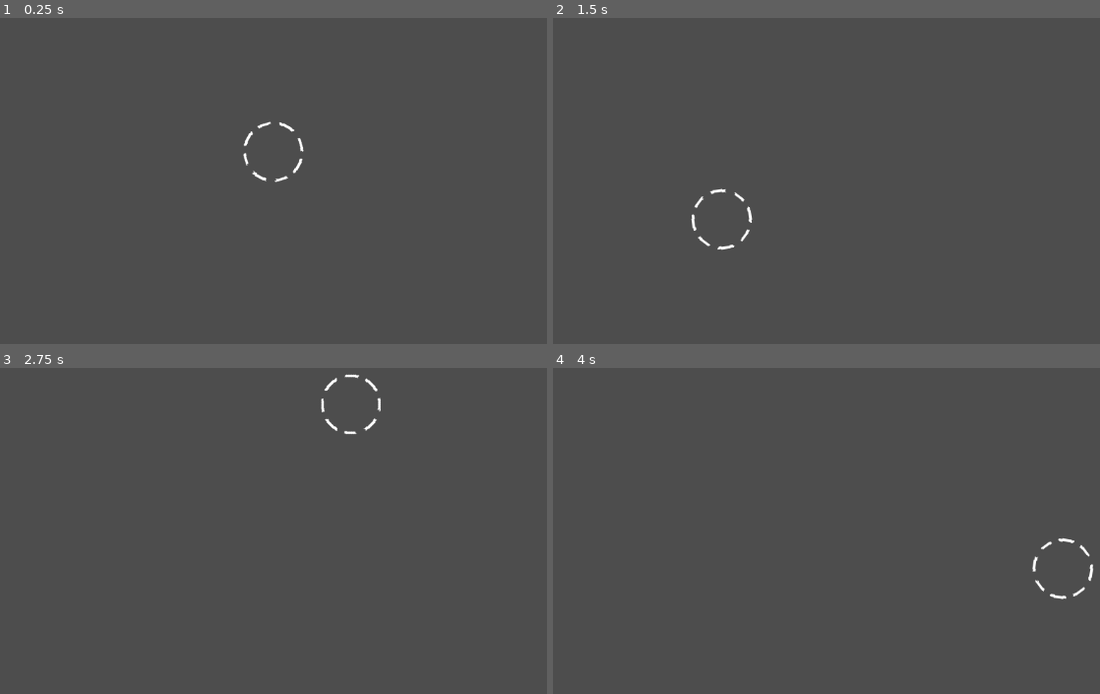
Above: before the commit, frames 1-4 (two rows, left to right).
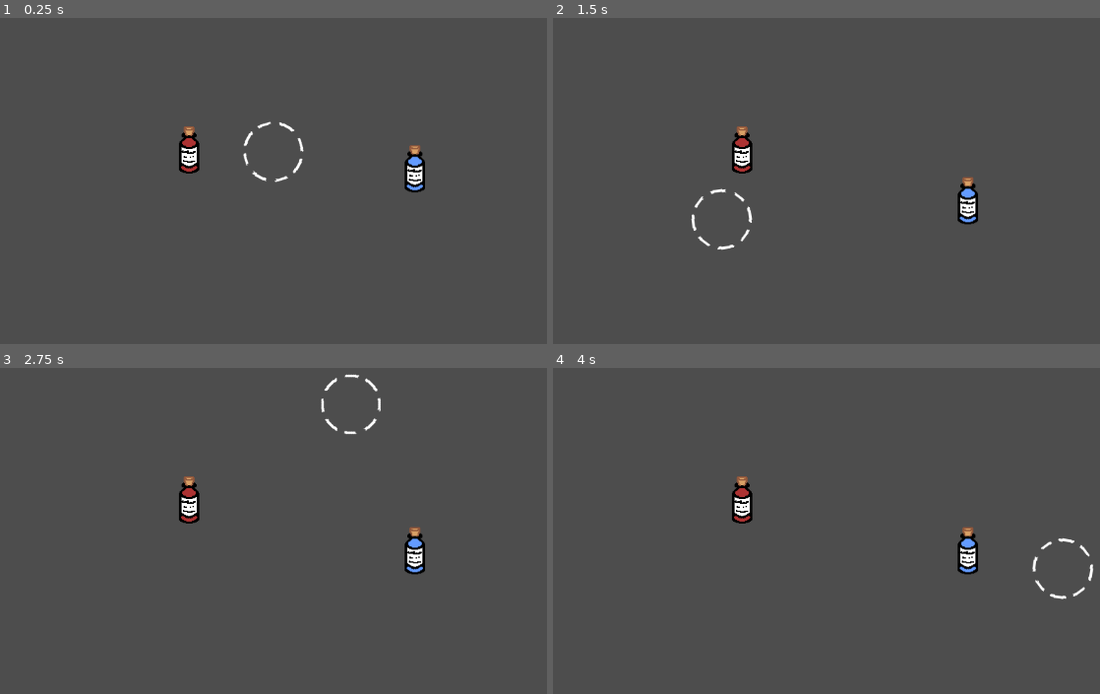
Above: after the commit, the same moments.

Repository: DonJam14/GoatedGame
Game: Godot game, scene res://Scenes/Daytime/kitchen.tscn
The game is run twice, just before and just after one commit, with the same random seed, the same clock (stepped at 60 frames per second) and the same inputs.
Inputs (mouse positions are in pixels of both pictures, inside the frame that each line leads up to):
- Up to frame 1 (0.25 s): no input
- Up to frame 2 (1.5 s): move the mouse to (1001, 128) at 0.52 s; click (1001, 128) at 0.67 s; drag from (667, 174) to (826, 304) at 1.27 s
- Up to frame 3 (2.75 s): move the mouse to (350, 403) at 2.02 s; click (350, 403) at 2.17 s
- Up to frame 4 (4 s): drag from (788, 589) to (591, 436) at 2.77 s; tap Enter at 3.5 s; move the mouse to (1061, 570) at 3.52 s; click (1061, 570) at 3.67 s

The runs differ from the first frame. In frame 1, 0.9% of the frame differs, in the area x 32-78%, y 33-54%; in frame 2, 0.9%; in frame 3, 0.9%; in frame 4, 0.9%.

Commit message:
Add draggable node functionality
Made draggable node class, stated physics draggable node

Diff:
--- a/Scenes/Daytime/kitchen.tscn
+++ b/Scenes/Daytime/kitchen.tscn
@@ -1,23 +1,68 @@
-[gd_scene load_steps=4 format=3 uid="uid://buwljlujy1aqr"]
+[gd_scene load_steps=10 format=3 uid="uid://buwljlujy1aqr"]
 
 [ext_resource type="Texture2D" uid="uid://bpagwuypjtouq" path="res://Assets/crosshair.png" id="1_i537j"]
 [ext_resource type="Script" uid="uid://bx712ijds2c5k" path="res://Scripts/Player Nodes/crosshair.gd" id="1_kl1mh"]
+[ext_resource type="Script" uid="uid://drqfhvbisgv8c" path="res://Scripts/Classes/DraggableNode.gd" id="3_gu2ot"]
+[ext_resource type="Texture2D" uid="uid://dmu72k31wynhw" path="res://Assets/Objects/temp_bottle.png" id="3_sgmq6"]
+[ext_resource type="Texture2D" uid="uid://wj5ptg5urty7" path="res://Assets/Objects/temp_bottle_blue.png" id="5_m03mi"]
+[ext_resource type="Script" uid="uid://dcdi4ck8cqu16" path="res://Scripts/Classes/PhysicsDraggableNode.gd" id="5_ogphn"]
 
-[sub_resource type="RectangleShape2D" id="RectangleShape2D_gu2ot"]
-size = Vector2(1153, 198)
+[sub_resource type="RectangleShape2D" id="RectangleShape2D_vu8q7"]
+size = Vector2(1155, 214)
+
+[sub_resource type="RectangleShape2D" id="RectangleShape2D_m03mi"]
+size = Vector2(34, 73)
+
+[sub_resource type="RectangleShape2D" id="RectangleShape2D_ogphn"]
+size = Vector2(34, 73)
 
 [node name="Kitchen" type="Node2D"]
 
 [node name="TEMP-LAYOUT-MAPPING" type="Node2D" parent="."]
 
-[node name="Countertop" type="Area2D" parent="TEMP-LAYOUT-MAPPING"]
+[node name="StaticBody2D" type="StaticBody2D" parent="TEMP-LAYOUT-MAPPING"]
+position = Vector2(560, 441)
+collision_layer = 4
+collision_mask = 2
+metadata/_edit_group_ = true
 
-[node name="CollisionShape2D" type="CollisionShape2D" parent="TEMP-LAYOUT-MAPPING/Countertop"]
-position = Vector2(576.5, 549)
-shape = SubResource("RectangleShape2D_gu2ot")
+[node name="CollisionShape2D" type="CollisionShape2D" parent="TEMP-LAYOUT-MAPPING/StaticBody2D"]
+position = Vector2(15.5, 97)
+shape = SubResource("RectangleShape2D_vu8q7")
 
 [node name="Crosshair" type="Node2D" parent="."]
+position = Vector2(226, 93)
 script = ExtResource("1_kl1mh")
 
 [node name="crosshair_texture" type="Sprite2D" parent="Crosshair"]
 texture = ExtResource("1_i537j")
+
+[node name="Bottle" type="Node2D" parent="."]
+position = Vector2(453, 323)
+script = ExtResource("3_gu2ot")
+metadata/_edit_group_ = true
+
+[node name="Area2D" type="Area2D" parent="Bottle"]
+
+[node name="CollisionShape2D" type="CollisionShape2D" parent="Bottle/Area2D"]
+position = Vector2(-1, -3.5)
+shape = SubResource("RectangleShape2D_m03mi")
+
+[node name="bottle_texture" type="Sprite2D" parent="Bottle"]
+texture = ExtResource("3_sgmq6")
+
+[node name="PhysicsBottle" type="RigidBody2D" parent="."]
+position = Vector2(784, 322)
+collision_layer = 2
+collision_mask = 5
+script = ExtResource("5_ogphn")
+metadata/_edit_group_ = true
+
+[node name="CollisionShape2D" type="CollisionShape2D" parent="PhysicsBottle"]
+position = Vector2(-1, -2.5)
+shape = SubResource("RectangleShape2D_ogphn")
+
+[node name="Sprite2D" type="Sprite2D" parent="PhysicsBottle"]
+texture = ExtResource("5_m03mi")
+
+[connection signal="input_event" from="Bottle/Area2D" to="Bottle" method="_on_area_2d_input_event"]
--- /dev/null
+++ b/Scripts/Classes/DraggableNode.gd
@@ -0,0 +1,23 @@
+class_name DraggableNode
+extends Node2D
+
+## DraggableNode will contain all the necessary functionality for draggable nodes (lol)
+## Future nodes that should be draggable and have their own special code should extend DraggableNode
+var held := false
+var offset := Vector2(0, 0) #to make sure alignment with mouse upon pickup is correct
+
+func _process(delta: float) -> void:
+	if held:
+		follow_mouse()
+
+func follow_mouse() -> void:
+	self.position = get_global_mouse_position() + offset
+
+func _on_area_2d_input_event(viewport: Node, event: InputEvent, shape_idx: int) -> void:
+	#if lmb is being held over collision shape, offset is updated and held is set to true
+	if event is InputEventMouseButton and event.button_index == MOUSE_BUTTON_LEFT:
+		if event.pressed:
+			self.offset = position - get_global_mouse_position()
+			self.held = true
+		else:
+			self.held = false
--- /dev/null
+++ b/Scripts/Classes/PhysicsDraggableNode.gd
@@ -0,0 +1,7 @@
+class_name PhysicsDraggableNode
+extends RigidBody2D
+
+## Same as a draggable node- but with physics
+const SPRING_CONSTANT := 500
+
+# finish this up
--- a/project.godot
+++ b/project.godot
@@ -23,7 +23,21 @@
 
 window/vsync/vsync_mode=0
 
+[input]
+
+left_click={
+"deadzone": 0.2,
+"events": [Object(InputEventMouseButton,"resource_local_to_scene":false,"resource_name":"","device":-1,"window_id":0,"alt_pressed":false,"shift_pressed":false,"ctrl_pressed":false,"meta_pressed":false,"button_mask":1,"position":Vector2(116, 10),"global_position":Vector2(125, 58),"factor":1.0,"button_index":1,"canceled":false,"pressed":true,"double_click":false,"script":null)
+]
+}
+right_click={
+"deadzone": 0.2,
+"events": [Object(InputEventMouseButton,"resource_local_to_scene":false,"resource_name":"","device":-1,"window_id":0,"alt_pressed":false,"shift_pressed":false,"ctrl_pressed":false,"meta_pressed":false,"button_mask":2,"position":Vector2(162, 18),"global_position":Vector2(171, 66),"factor":1.0,"button_index":2,"canceled":false,"pressed":true,"double_click":false,"script":null)
+]
+}
+
 [layer_names]
 
 2d_physics/layer_1="Cursor"
 2d_physics/layer_2="Grabbables"
+2d_physics/layer_3="Static Bodies"
Binary file added: Assets/Objects/temp_bottle_blue.png
Not shown, added: Assets/Objects/temp_bottle_blue.png.import
Not shown, added: Scripts/Classes/DraggableNode.gd.uid
Not shown, added: Scripts/Classes/PhysicsDraggableNode.gd.uid
